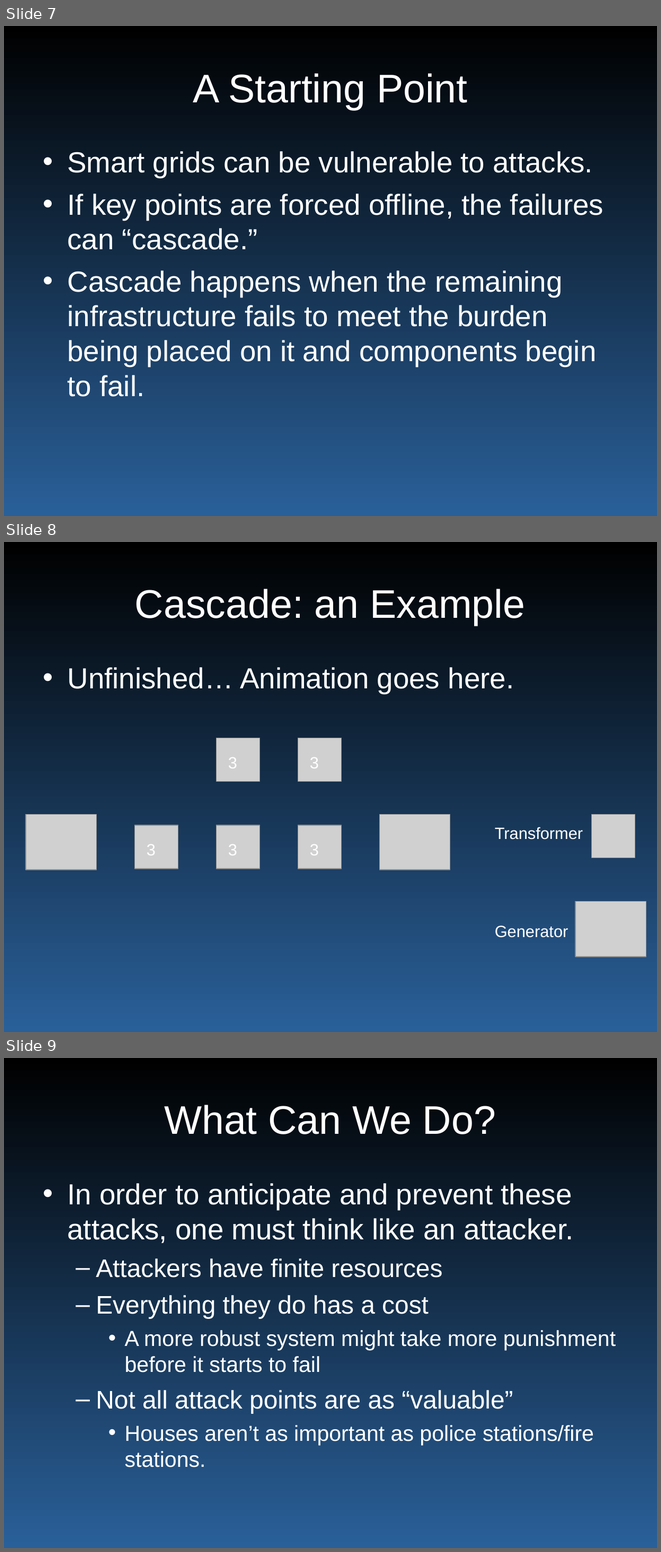
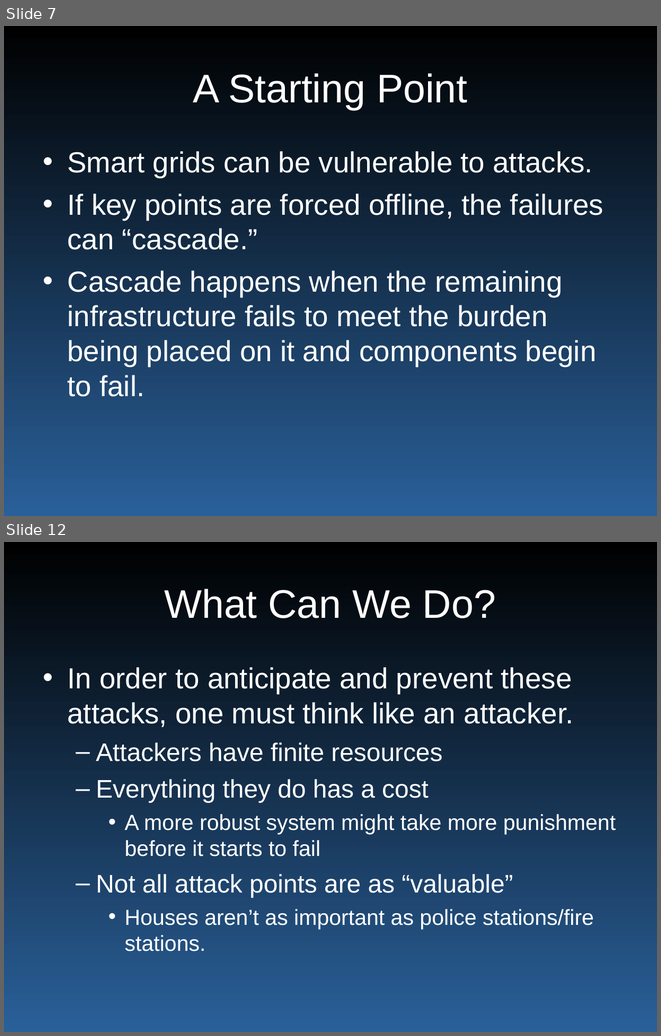
Before and after one commit to wyatt8740/CS460_Capstone, a slide deck: smartgrid_465.ppt. Shown one above the other, each under a label of ours: slides 7, 8 and 9 before the commit, slides 7 and 12 after it; the slides between them are not shown. The pictures are 661x1552 and 661x1036 pixels, drawn with LibreOffice and Linux fonts; fonts in the diff are those of the drawing; grey boxes stand for pictures. Boxes give left, top, right and bottom in pixels: in the first picture for what was removed or moved away, otherwise in the second. Text is boxed around its words. In the diff, an @@ line names an element or a change of style, - is before the commit and + after.

Commit message:
added cascade model

```diff
--- a/smartgrid_465.ppt
+++ b/smartgrid_465.ppt
@@ slide 8 removed at (4, 542, 657, 1032), background gradient #000000 to #2A6099 @@
@@ title removed at (135, 589, 525, 626) @@
-Cascade: an Example
@@ text removed at (67, 667, 514, 694) @@
-• Unfinished… Animation goes here.
@@ picture removed at (216, 738, 260, 782) @@
@@ picture removed at (298, 738, 342, 782) @@
@@ text removed at (228, 757, 237, 768) @@
-3
@@ text removed at (310, 757, 319, 768) @@
-3
@@ picture removed at (26, 814, 96, 870) @@
@@ picture removed at (134, 824, 178, 868) @@
@@ picture removed at (216, 824, 260, 868) @@
@@ picture removed at (298, 824, 342, 868) @@
@@ picture removed at (379, 814, 450, 870) @@
@@ text removed at (495, 827, 583, 839) @@
-Transformer
@@ picture removed at (592, 814, 635, 858) @@
@@ text removed at (147, 844, 156, 855) @@
-3
@@ text removed at (228, 844, 237, 855) @@
-3
@@ text removed at (310, 844, 319, 855) @@
-3
@@ picture removed at (575, 901, 646, 956) @@
@@ text removed at (495, 925, 568, 937) @@
-Generator
@@ what was slide 9 is now slide 12 @@
```
Also in this commit, not shown: 3 slides changed, 4 slides added.
